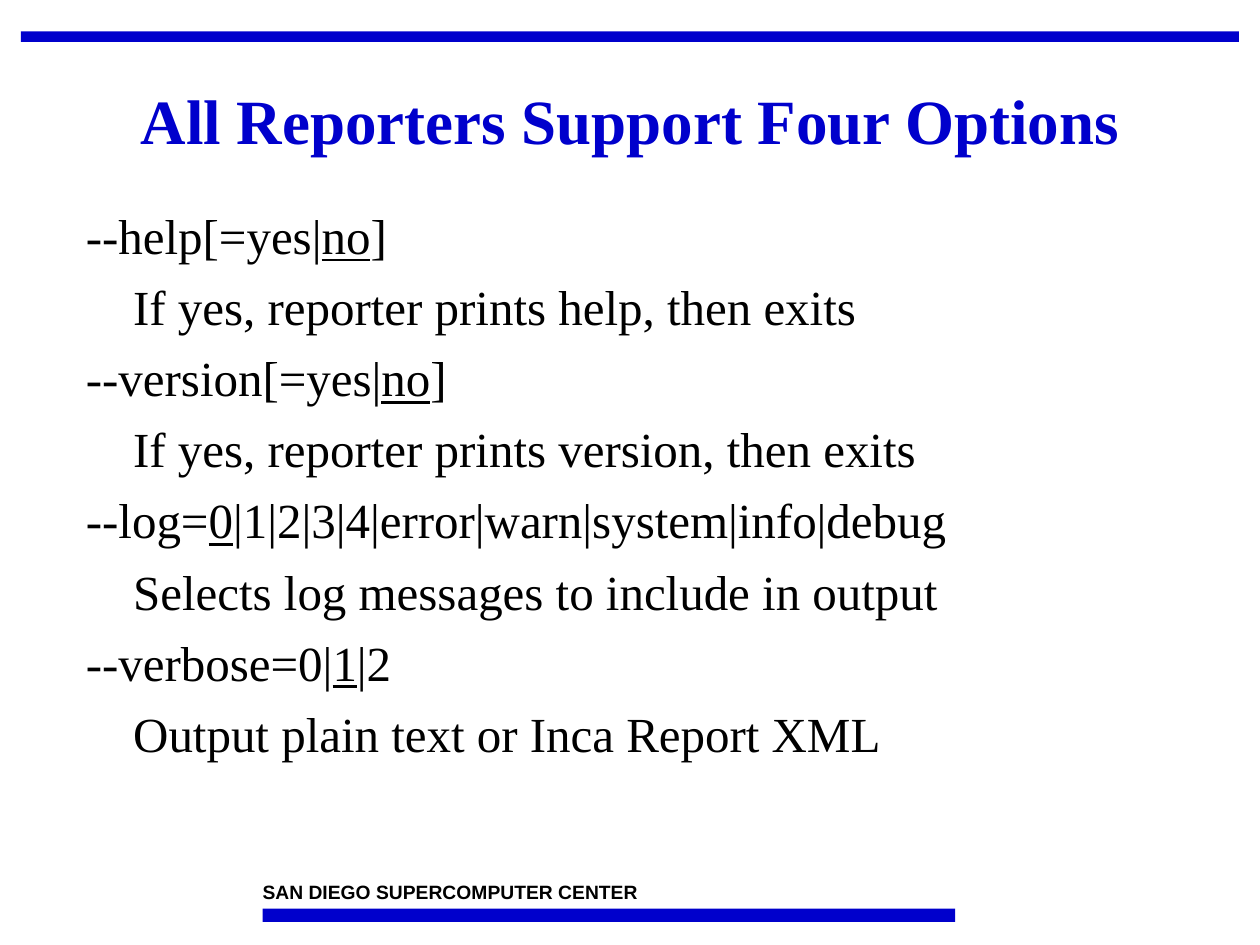
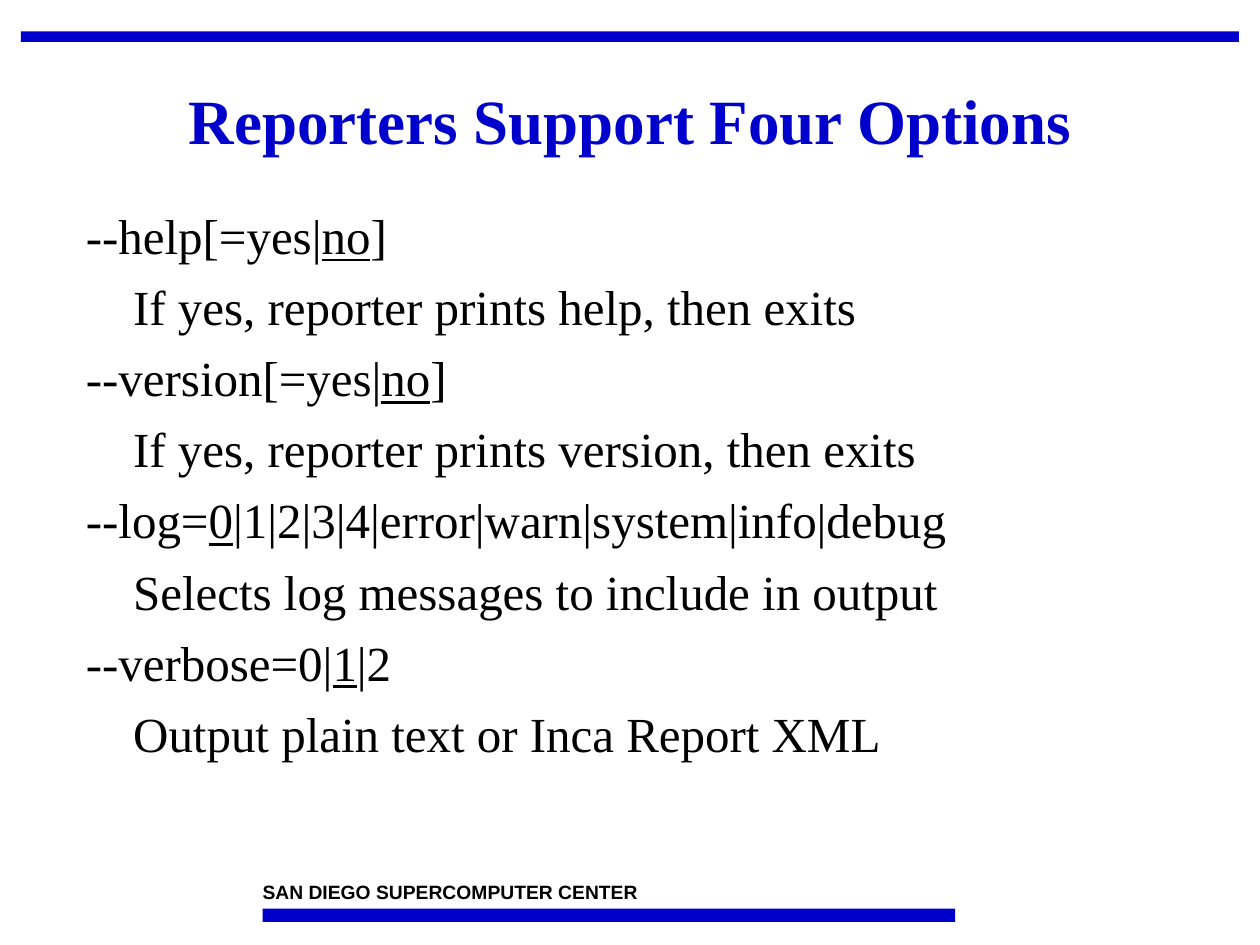
Before and after one commit to IncaProject/inca-xsede, a slide deck: slide 4 of talks/2008workshop/incaReporters.ppt. Drawn at 1260x945 pixels with LibreOffice and Linux fonts; fonts in the diff are those of the drawing; background and template pictures are left out. Boxes give left, top, right and bottom in pixels: in the first picture for what was removed or moved away, otherwise in the second. Text is boxed around its words. In the diff, an @@ line names an element or a change of style, - is before the commit and + after.

```diff
--- a/talks/2008workshop/incaReporters.ppt
+++ b/talks/2008workshop/incaReporters.ppt
@@ title at [189, 100, 1070, 156]: text changed @@
-All Reporters Support Four Options
+Reporters Support Four Options
```
Also in this commit, not shown: 26 other slides changed.
